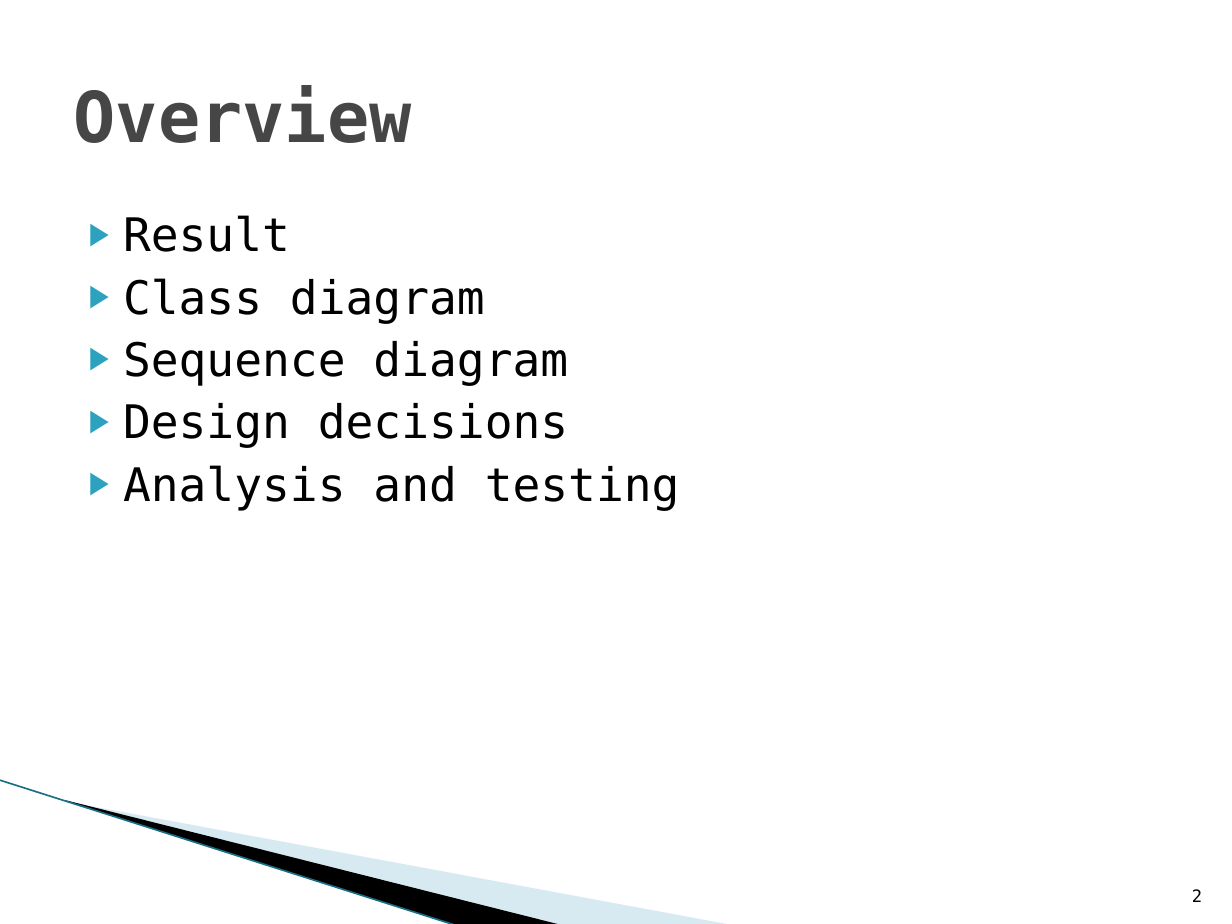
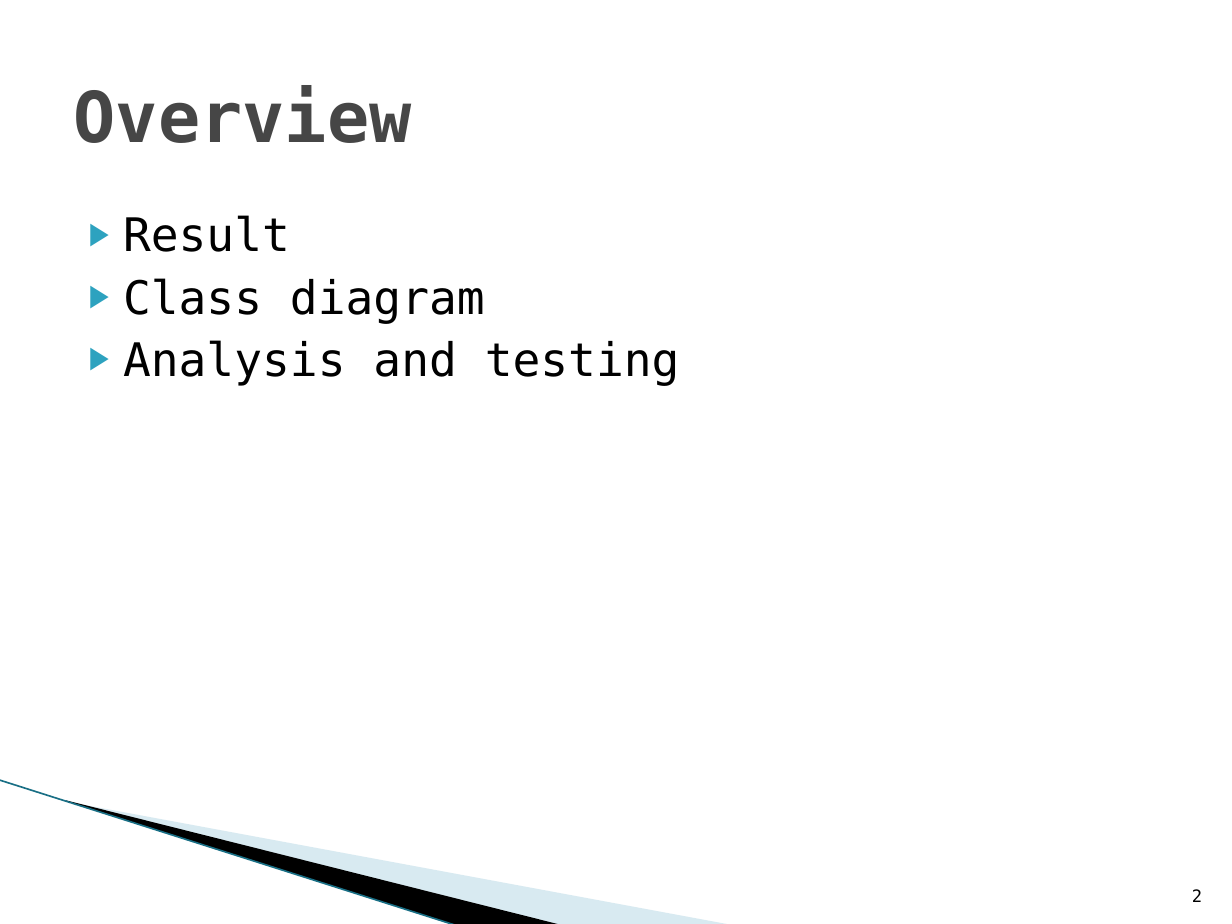
Before and after one commit to WoutV/OSS_1415, a slide deck: slide 2 of Presentatie/iteratie2.pptx. Drawn at 1232x924 pixels with LibreOffice and Linux fonts; fonts in the diff are those of the drawing; background and template pictures are left out. Boxes give left, top, right and bottom in pixels: in the first picture for what was removed or moved away, otherwise in the second. Text is boxed around its words. In the diff, an @@ line names an element or a change of style, - is before the commit and + after.

```diff
--- a/Presentatie/iteratie2.pptx
+++ b/Presentatie/iteratie2.pptx
@@ text at [123, 341, 568, 448]: paragraphs removed @@
-▶ Sequence diagram
-▶ Design decisions
```
Also in this commit, not shown: 4 other slides changed, 7 slides added, 5 slides removed.
